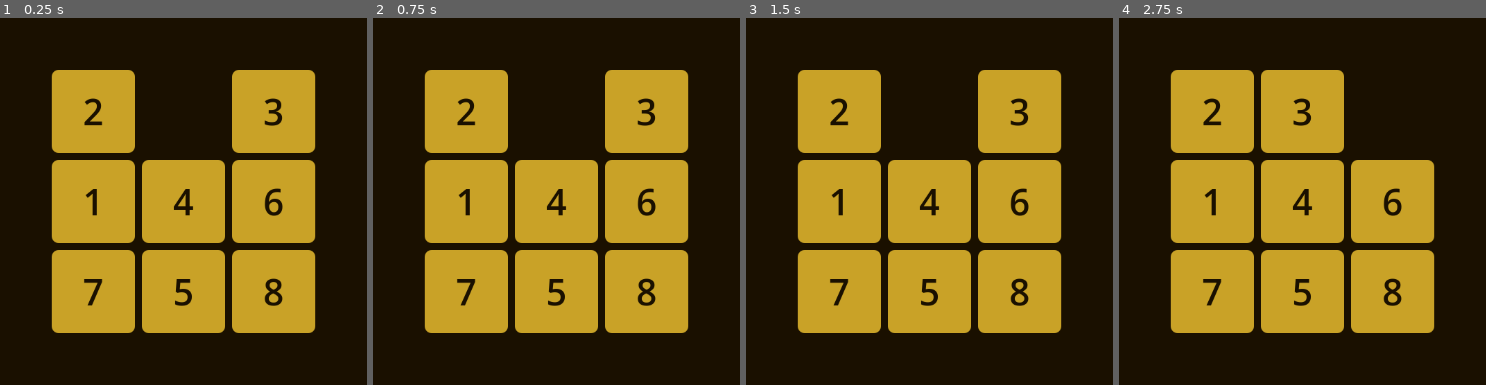
Above: before the commit, frames 1-4 (left to right).
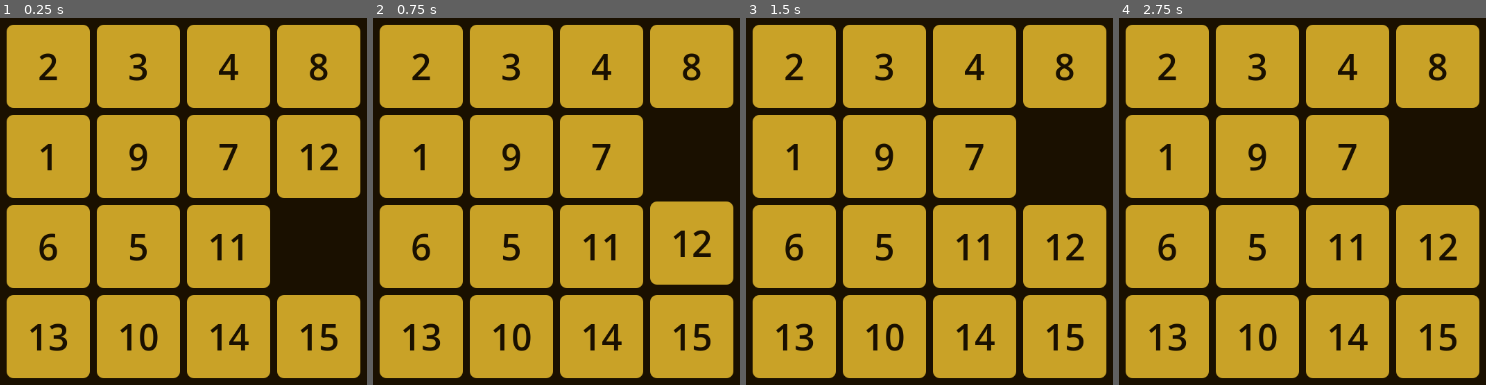
Above: after the commit, the same moments.

Repository: teologoeretico1975/LeTavoleDiAshan
Game: Godot game, scene res://scenes/game/GameBoard.tscn
Two runs of this game, one before a commit and one after it. Both use one fixed random seed, a clock stepped at 60 frames per second and the inputs below.
Inputs (mouse positions are in pixels of both pictures, inside the frame that each line leads up to):
- Up to frame 1 (0.25 s): no input
- Up to frame 2 (0.75 s): tap Enter at 0.5 s; move the mouse to (732, 179) at 0.52 s; click (732, 179) at 0.67 s
- Up to frame 3 (1.5 s): tap Space at 1.25 s; move the mouse to (768, 223) at 1.27 s; click (768, 223) at 1.42 s
- Up to frame 4 (2.75 s): tap Enter at 2 s; move the mouse to (1383, 102) at 2.02 s; click (1383, 102) at 2.17 s

The runs differ from the first frame. In frame 1, 53% of the frame differs, in the area x 1-99%, y 1-99%; in frame 2, 53%; in frame 3, 53%; in frame 4, 51%.

Commit message:
Add Chapter II: 20 levels 4x4, fix tile callback bug, make GameBoard parametric
- GenerateChapter02.gd: MD-increasing with retry, 20 levels optimal 15-28
- data/levels/chapter_02.json: generated output (seed 0x41534132)
- GameBoard: @export chapter/level_id, grid_size derived from JSON (supports 3x3 and 4x4)
- Fix tile click bug: bind panel reference instead of board_index so _tile_nodes.find()
  resolves current position after swaps — was silently broken on any grid after move 1
- CLAUDE.md: document MD-increasing ceiling (>34 on 4x4), callback-index lesson, updated status

Co-Authored-By: Claude Sonnet 4.6 <noreply@anthropic.com>

Diff:
--- /dev/null
+++ b/data/levels/chapter_02.json
@@ -0,0 +1,506 @@
+{
+	"chapter": 2,
+	"grid_size": 4,
+	"levels": [
+		{
+			"good_moves": 30,
+			"id": 1,
+			"initial_state": [
+				2,
+				3,
+				4,
+				8,
+				1,
+				9,
+				7,
+				12,
+				6,
+				5,
+				11,
+				0,
+				13,
+				10,
+				14,
+				15
+			],
+			"optimal_moves": 15,
+			"par_moves": 21,
+			"title": "Livello II-1"
+		},
+		{
+			"good_moves": 32,
+			"id": 2,
+			"initial_state": [
+				1,
+				7,
+				2,
+				4,
+				6,
+				0,
+				3,
+				11,
+				5,
+				9,
+				8,
+				15,
+				13,
+				10,
+				14,
+				12
+			],
+			"optimal_moves": 16,
+			"par_moves": 22,
+			"title": "Livello II-2"
+		},
+		{
+			"good_moves": 34,
+			"id": 3,
+			"initial_state": [
+				2,
+				6,
+				3,
+				4,
+				1,
+				13,
+				7,
+				8,
+				5,
+				0,
+				14,
+				12,
+				10,
+				11,
+				9,
+				15
+			],
+			"optimal_moves": 17,
+			"par_moves": 24,
+			"title": "Livello II-3"
+		},
+		{
+			"good_moves": 36,
+			"id": 4,
+			"initial_state": [
+				6,
+				1,
+				8,
+				3,
+				2,
+				7,
+				4,
+				0,
+				5,
+				9,
+				15,
+				11,
+				13,
+				10,
+				14,
+				12
+			],
+			"optimal_moves": 18,
+			"par_moves": 25,
+			"title": "Livello II-4"
+		},
+		{
+			"good_moves": 36,
+			"id": 5,
+			"initial_state": [
+				2,
+				3,
+				8,
+				7,
+				1,
+				5,
+				4,
+				12,
+				9,
+				6,
+				0,
+				15,
+				13,
+				10,
+				11,
+				14
+			],
+			"optimal_moves": 18,
+			"par_moves": 25,
+			"title": "Livello II-5"
+		},
+		{
+			"good_moves": 38,
+			"id": 6,
+			"initial_state": [
+				6,
+				5,
+				2,
+				3,
+				1,
+				7,
+				12,
+				4,
+				10,
+				11,
+				14,
+				8,
+				9,
+				13,
+				0,
+				15
+			],
+			"optimal_moves": 19,
+			"par_moves": 27,
+			"title": "Livello II-6"
+		},
+		{
+			"good_moves": 40,
+			"id": 7,
+			"initial_state": [
+				2,
+				6,
+				0,
+				4,
+				1,
+				7,
+				3,
+				12,
+				5,
+				13,
+				8,
+				15,
+				10,
+				9,
+				11,
+				14
+			],
+			"optimal_moves": 20,
+			"par_moves": 28,
+			"title": "Livello II-7"
+		},
+		{
+			"good_moves": 40,
+			"id": 8,
+			"initial_state": [
+				1,
+				2,
+				3,
+				4,
+				13,
+				0,
+				8,
+				11,
+				6,
+				5,
+				14,
+				7,
+				15,
+				9,
+				10,
+				12
+			],
+			"optimal_moves": 20,
+			"par_moves": 28,
+			"title": "Livello II-8"
+		},
+		{
+			"good_moves": 42,
+			"id": 9,
+			"initial_state": [
+				5,
+				1,
+				2,
+				3,
+				7,
+				15,
+				14,
+				4,
+				9,
+				6,
+				8,
+				0,
+				13,
+				10,
+				12,
+				11
+			],
+			"optimal_moves": 21,
+			"par_moves": 29,
+			"title": "Livello II-9"
+		},
+		{
+			"good_moves": 42,
+			"id": 10,
+			"initial_state": [
+				5,
+				0,
+				2,
+				8,
+				14,
+				1,
+				4,
+				3,
+				6,
+				7,
+				10,
+				12,
+				9,
+				13,
+				11,
+				15
+			],
+			"optimal_moves": 21,
+			"par_moves": 29,
+			"title": "Livello II-10"
+		},
+		{
+			"good_moves": 44,
+			"id": 11,
+			"initial_state": [
+				14,
+				1,
+				3,
+				4,
+				2,
+				0,
+				8,
+				12,
+				6,
+				13,
+				10,
+				7,
+				5,
+				9,
+				11,
+				15
+			],
+			"optimal_moves": 22,
+			"par_moves": 31,
+			"title": "Livello II-11"
+		},
+		{
+			"good_moves": 44,
+			"id": 12,
+			"initial_state": [
+				7,
+				1,
+				3,
+				4,
+				14,
+				0,
+				8,
+				12,
+				2,
+				5,
+				6,
+				10,
+				9,
+				13,
+				11,
+				15
+			],
+			"optimal_moves": 22,
+			"par_moves": 31,
+			"title": "Livello II-12"
+		},
+		{
+			"good_moves": 46,
+			"id": 13,
+			"initial_state": [
+				2,
+				3,
+				14,
+				0,
+				1,
+				5,
+				8,
+				4,
+				9,
+				7,
+				6,
+				15,
+				13,
+				12,
+				10,
+				11
+			],
+			"optimal_moves": 23,
+			"par_moves": 32,
+			"title": "Livello II-13"
+		},
+		{
+			"good_moves": 46,
+			"id": 14,
+			"initial_state": [
+				2,
+				3,
+				8,
+				12,
+				1,
+				7,
+				4,
+				10,
+				5,
+				6,
+				14,
+				0,
+				13,
+				11,
+				9,
+				15
+			],
+			"optimal_moves": 23,
+			"par_moves": 32,
+			"title": "Livello II-14"
+		},
+		{
+			"good_moves": 48,
+			"id": 15,
+			"initial_state": [
+				5,
+				7,
+				1,
+				2,
+				9,
+				0,
+				4,
+				3,
+				14,
+				6,
+				15,
+				8,
+				10,
+				11,
+				13,
+				12
+			],
+			"optimal_moves": 24,
+			"par_moves": 34,
+			"title": "Livello II-15"
+		},
+		{
+			"good_moves": 48,
+			"id": 16,
+			"initial_state": [
+				1,
+				4,
+				5,
+				7,
+				9,
+				10,
+				2,
+				6,
+				13,
+				8,
+				0,
+				3,
+				14,
+				15,
+				11,
+				12
+			],
+			"optimal_moves": 24,
+			"par_moves": 34,
+			"title": "Livello II-16"
+		},
+		{
+			"good_moves": 50,
+			"id": 17,
+			"initial_state": [
+				1,
+				7,
+				8,
+				11,
+				5,
+				4,
+				0,
+				15,
+				9,
+				6,
+				2,
+				3,
+				13,
+				14,
+				12,
+				10
+			],
+			"optimal_moves": 25,
+			"par_moves": 35,
+			"title": "Livello II-17"
+		},
+		{
+			"good_moves": 52,
+			"id": 18,
+			"initial_state": [
+				2,
+				4,
+				8,
+				7,
+				6,
+				3,
+				10,
+				12,
+				1,
+				14,
+				9,
+				15,
+				5,
+				0,
+				13,
+				11
+			],
+			"optimal_moves": 26,
+			"par_moves": 36,
+			"title": "Livello II-18"
+		},
+		{
+			"good_moves": 54,
+			"id": 19,
+			"initial_state": [
+				6,
+				9,
+				2,
+				4,
+				11,
+				3,
+				0,
+				8,
+				13,
+				1,
+				14,
+				12,
+				10,
+				7,
+				5,
+				15
+			],
+			"optimal_moves": 27,
+			"par_moves": 38,
+			"title": "Livello II-19"
+		},
+		{
+			"good_moves": 56,
+			"id": 20,
+			"initial_state": [
+				0,
+				3,
+				8,
+				7,
+				2,
+				11,
+				14,
+				4,
+				6,
+				1,
+				13,
+				12,
+				9,
+				5,
+				10,
+				15
+			],
+			"optimal_moves": 28,
+			"par_moves": 39,
+			"title": "Livello II-20"
+		}
+	]
+}
--- a/scenes/game/GameBoard.tscn
+++ b/scenes/game/GameBoard.tscn
@@ -1,8 +1,8 @@
 [gd_scene format=3 uid="uid://c7kn2p4qb8x3m"]
 
-[ext_resource type="Script" path="res://scripts/ui/GameBoard.gd" id="1_gameboard"]
+[ext_resource type="Script" uid="uid://dwymcb6ruvrn2" path="res://scripts/ui/GameBoard.gd" id="1_gameboard"]
 
-[node name="GameBoard" type="Control"]
+[node name="GameBoard" type="Control" unique_id=1394509845]
 layout_mode = 3
 anchors_preset = 15
 anchor_right = 1.0
@@ -10,3 +10,4 @@
 grow_horizontal = 2
 grow_vertical = 2
 script = ExtResource("1_gameboard")
+chapter = 2
--- /dev/null
+++ b/scripts/tools/GenerateChapter02.gd
@@ -0,0 +1,160 @@
+# scripts/tools/GenerateChapter02.gd
+#
+# EditorScript che genera data/levels/chapter_02.json.
+# Come eseguire: apri nell'editor Godot, premi Run (▶) o Ctrl+Shift+X.
+#
+# Strategia: MD-increasing garantita
+#   - Parte dallo stato risolto (MD=0).
+#   - Applica esattamente K passi, ognuno scelto tra le mosse che aumentano MD di 1.
+#   - Garantisce optimal_moves = K per la doppia disuguaglianza MD ≤ optimal ≤ path_length.
+#   - Nessuna chiamata A*: ogni livello viene generato in O(K) tempo, istantaneo.
+#
+# Verifica offline (BFS Python): MD-increasing su 4x4 raggiunge almeno MD=34,
+# quindi l'intero range 15-28 è coperto senza fallback.
+
+@tool
+extends EditorScript
+
+
+const GRID_SIZE    := 4
+const TOTAL_LEVELS := 20
+
+# 20 valori ordinati: ogni valore compare N volte = N livelli con quel valore.
+# Distribuzione: singolo agli estremi, doppio ai valori centrali.
+const TARGETS: Array[int] = [
+	15, 16, 17, 18, 18, 19, 20, 20, 21, 21,
+	22, 22, 23, 23, 24, 24, 25, 26, 27, 28,
+]
+
+const OUTPUT_PATH := "res://data/levels/chapter_02.json"
+
+
+func _run() -> void:
+	print("=".repeat(40))
+	print("Generazione Capitolo II — 20 livelli 4x4 (MD-increasing)")
+	print("=".repeat(40))
+
+	var rng := RandomNumberGenerator.new()
+	rng.seed = 0x41534132  # "ASA2" in ASCII — seed fisso per riproducibilità
+
+	# Precalcola le posizioni obiettivo di ogni tile per il calcolo MD.
+	var goal_pos: Array[Vector2i] = _compute_goal_positions()
+
+	var levels: Array = []
+	for i: int in TARGETS.size():
+		var target_md: int = TARGETS[i]
+		var state := _generate_md_increasing(target_md, goal_pos, rng)
+
+		var par_moves:  int = roundi(target_md * 1.4)
+		var good_moves: int = target_md * 2
+
+		levels.append({
+			"id":            i + 1,
+			"title":         "Livello II-%d" % (i + 1),
+			"initial_state": Array(state.tiles),
+			"optimal_moves": target_md,
+			"par_moves":     par_moves,
+			"good_moves":    good_moves,
+		})
+
+		print("  [%d/%d] optimal=%d  stato=%s" \
+			% [i + 1, TOTAL_LEVELS, target_md, _short_repr(state)])
+
+	var data := {
+		"chapter":   2,
+		"grid_size": GRID_SIZE,
+		"levels":    levels,
+	}
+
+	var json_text: String = JSON.stringify(data, "\t")
+	var file := FileAccess.open(OUTPUT_PATH, FileAccess.WRITE)
+	if file == null:
+		push_error("Impossibile aprire in scrittura: %s" % OUTPUT_PATH)
+		return
+
+	file.store_string(json_text)
+	file.close()
+
+	print("Scritto: %s  (%d livelli)" % [OUTPUT_PATH, levels.size()])
+	print("=".repeat(40))
+
+
+# ---------------------------------------------------------------------------
+# MD-increasing: genera uno stato con Manhattan Distance = target_md
+# partendo dallo stato risolto con passi che aumentano MD di 1 ad ogni mossa.
+# ---------------------------------------------------------------------------
+
+func _generate_md_increasing(target_md: int, goal_pos: Array[Vector2i], rng: RandomNumberGenerator) -> BoardState:
+	# Un percorso casuale può finire in un dead end (nessuna mossa aumenta MD).
+	# In quel caso si riparte da zero: ogni tentativo è O(K), quindi retry è istantaneo.
+	for _attempt: int in range(10_000):
+		var state := BoardState.solved(GRID_SIZE)
+		var stuck := false
+
+		for _step: int in range(target_md):
+			var moves := _moves_increasing_md(state, goal_pos)
+			if moves.is_empty():
+				stuck = true
+				break
+			state = state.apply_move(moves[rng.randi_range(0, moves.size() - 1)])
+
+		if not stuck:
+			return state
+
+	push_error("MD-increasing: impossibile raggiungere MD=%d in 10000 tentativi." % target_md)
+	return BoardState.solved(GRID_SIZE)
+
+
+# Ritorna gli indici di mossa (blank_index del tile da spostare) che aumentano MD di 1.
+func _moves_increasing_md(state: BoardState, goal_pos: Array[Vector2i]) -> Array[int]:
+	var result: Array[int] = []
+	var blank: int = state.blank_index
+	var br: int    = blank / GRID_SIZE
+	var bc: int    = blank % GRID_SIZE
+
+	for delta: Vector2i in [Vector2i(-1, 0), Vector2i(1, 0), Vector2i(0, -1), Vector2i(0, 1)]:
+		var tr: int = br + delta.x
+		var tc: int = bc + delta.y
+		if tr < 0 or tr >= GRID_SIZE or tc < 0 or tc >= GRID_SIZE:
+			continue
+
+		var tile_idx: int = tr * GRID_SIZE + tc
+		var tile_val: int = state.tiles[tile_idx]
+		if tile_val == 0:
+			continue  # non dovrebbe mai capitare, blank è già noto
+
+		# Distanza corrente del tile dalla sua posizione obiettivo.
+		var gp: Vector2i = goal_pos[tile_val - 1]
+		var dist_before: int = abs(tr - gp.x) + abs(tc - gp.y)
+		# Dopo lo scambio il tile si troverà in (br, bc).
+		var dist_after: int = abs(br - gp.x) + abs(bc - gp.y)
+
+		if dist_after == dist_before + 1:
+			# Questa mossa sposta il tile lontano dal goal: MD aumenta di 1.
+			result.append(tile_idx)
+
+	return result
+
+
+# ---------------------------------------------------------------------------
+# Helper: posizioni obiettivo per ogni tile (tile 1..N*N-1)
+# ---------------------------------------------------------------------------
+
+func _compute_goal_positions() -> Array[Vector2i]:
+	# goal_pos[i] = posizione (riga, col) che tile (i+1) deve occupare nello stato risolto.
+	# Tile 1 → indice 0 → (0,0), Tile 2 → indice 1 → (0,1), ecc.
+	var pos: Array[Vector2i] = []
+	for i: int in range(GRID_SIZE * GRID_SIZE - 1):
+		pos.append(Vector2i(i / GRID_SIZE, i % GRID_SIZE))
+	return pos
+
+
+# ---------------------------------------------------------------------------
+# Helper: rappresentazione breve per il log
+# ---------------------------------------------------------------------------
+
+func _short_repr(state: BoardState) -> String:
+	var parts: PackedStringArray = []
+	for v: int in state.tiles:
+		parts.append(str(v))
+	return "[" + ",".join(parts) + "]"
--- a/scripts/ui/GameBoard.gd
+++ b/scripts/ui/GameBoard.gd
@@ -16,12 +16,22 @@
 
 
 # ---------------------------------------------------------------------------
+# Parametri configurabili dall'editor
+# ---------------------------------------------------------------------------
+
+@export var chapter: int = 1
+@export var level_id: int = 1
+
+
+# ---------------------------------------------------------------------------
 # Costanti di layout e palette
 # ---------------------------------------------------------------------------
 
-const GRID_SIZE: int = 3
 const TILE_SIZE: float = 120.0
 const TILE_GAP: float = 10.0
+
+# Dimensione griglia: derivata dai dati del livello in _load_level().
+var _grid_size: int = 3
 
 # Palette Capitolo I — "La Soglia"
 # Color() accetta stringhe esadecimali "rrggbb" o "rrggbbaa" — come Color.FromArgb() in C#.
@@ -61,7 +71,7 @@
 
 	_setup_background()
 
-	_state = _load_level(1)
+	_state = _load_level(chapter, level_id)
 
 	_build_board()
 	_refresh_tiles()
@@ -71,7 +81,7 @@
 # Caricamento livello da JSON
 # ---------------------------------------------------------------------------
 
-# Legge data/levels/chapter_01.json e ritorna il BoardState del livello richiesto.
+# Legge data/levels/chapter_XX.json e ritorna il BoardState del livello richiesto.
 # In caso di errore (file mancante, JSON malformato, id non trovato) ritorna un
 # fallback hardcoded così il gioco non si blocca mai.
 #
@@ -82,8 +92,8 @@
 #     Devi verificare il tipo con "is" prima di usarlo.
 #   - I numeri in un JSON parsato diventano FLOAT in GDScript, non int.
 #     Occorre castare esplicitamente con int(v).
-func _load_level(level_id: int) -> BoardState:
-	var path := "res://data/levels/chapter_01.json"
+func _load_level(p_chapter: int, p_level_id: int) -> BoardState:
+	var path := "res://data/levels/chapter_%02d.json" % p_chapter
 
 	var file := FileAccess.open(path, FileAccess.READ)
 	if file == null:
@@ -101,33 +111,35 @@
 
 	# data["levels"] è un Array di Dictionary — equivale a List<Dictionary> in C#.
 	# .get(key, default) è il null-safe accessor: come dict.GetValueOrDefault() in C#.
+	# grid_size viene letto dai metadati del JSON, non hardcoded.
+	var json_grid_size: int = int(data.get("grid_size", 3))
+
 	var levels: Array = data.get("levels", [])
 	for level_data in levels:
-		if int(level_data.get("id", -1)) != level_id:
+		if int(level_data.get("id", -1)) != p_level_id:
 			continue
 
 		var raw: Array = level_data.get("initial_state", [])
-		if raw.size() != GRID_SIZE * GRID_SIZE:
+		if raw.size() != json_grid_size * json_grid_size:
 			push_warning("GameBoard: initial_state ha %d elementi (attesi %d)." \
-				% [raw.size(), GRID_SIZE * GRID_SIZE])
+				% [raw.size(), json_grid_size * json_grid_size])
 			return _fallback_state()
 
-		# I valori nel JSON parsato sono float: int(v) li converte in interi.
-		# Equivalente di (int)jsonElement.GetDouble() in C# System.Text.Json.
 		var tiles: Array[int] = []
 		for v in raw:
 			tiles.append(int(v))
 
-		return BoardState.new(tiles, GRID_SIZE)
-
-	push_warning("GameBoard: livello id=%d non trovato in %s." % [level_id, path])
+		_grid_size = json_grid_size
+		return BoardState.new(tiles, _grid_size)
+
+	push_warning("GameBoard: livello id=%d non trovato in %s." % [p_level_id, path])
 	return _fallback_state()
 
 
 # Stato di emergenza: [1,2,3,4,5,6,7,0,8] — 1 mossa dalla soluzione.
 # Usato solo se il JSON non è disponibile o è corrotto.
 func _fallback_state() -> BoardState:
-	return BoardState.solved(GRID_SIZE).apply_move(7)
+	return BoardState.solved(_grid_size).apply_move(7)
 
 
 func _setup_background() -> void:
@@ -143,7 +155,7 @@
 # ---------------------------------------------------------------------------
 
 func _build_board() -> void:
-	var board_px: float = GRID_SIZE * TILE_SIZE + (GRID_SIZE - 1) * TILE_GAP
+	var board_px: float = _grid_size * TILE_SIZE + (_grid_size - 1) * TILE_GAP
 
 	_board_container = Control.new()
 	_board_container.name = "BoardContainer"
@@ -164,9 +176,9 @@
 	add_child(_board_container)
 
 	_tile_nodes = []
-	for i: int in GRID_SIZE * GRID_SIZE:
-		var row: int = i / GRID_SIZE
-		var col: int = i % GRID_SIZE
+	for i: int in _grid_size * _grid_size:
+		var row: int = i / _grid_size
+		var col: int = i % _grid_size
 		var tile := _make_tile(i)
 		# position è relativa al genitore (BoardContainer), partendo da (0,0) in alto a sinistra.
 		tile.position = Vector2(col * (TILE_SIZE + TILE_GAP), row * (TILE_SIZE + TILE_GAP))
@@ -208,10 +220,10 @@
 	label.mouse_filter = Control.MOUSE_FILTER_IGNORE
 	panel.add_child(label)
 
-	# Collega il segnale gui_input del Panel alla callback del controller.
-	# .bind(board_index) "cattura" board_index come argomento aggiuntivo — come una
-	# lambda che cattura una variabile in C#: panel.GUIInput += (e) => OnTileInput(e, board_index)
-	panel.gui_input.connect(_on_tile_input.bind(board_index))
+	# Passa il panel stesso (non l'indice) così _on_tile_input può ricercarne la
+	# posizione corrente in _tile_nodes al momento del click — l'indice originale
+	# non è affidabile dopo gli swap che avvengono ad ogni mossa.
+	panel.gui_input.connect(_on_tile_input.bind(panel))
 
 	return panel
 
@@ -220,20 +232,21 @@
 # Input
 # ---------------------------------------------------------------------------
 
-func _on_tile_input(event: InputEvent, board_index: int) -> void:
+func _on_tile_input(event: InputEvent, panel: Panel) -> void:
 	if _is_animating:
 		return
 
-	# "is" in GDScript = operatore "is" in C# — controlla il tipo a runtime.
 	if not event is InputEventMouseButton:
 		return
 
-	# "as" in GDScript = cast esplicito, come "(InputEventMouseButton)event" in C#.
 	var mb := event as InputEventMouseButton
 	if not (mb.pressed and mb.button_index == MOUSE_BUTTON_LEFT):
 		return
 
-	_try_move(board_index)
+	# Ricerca la posizione corrente del panel in _tile_nodes — necessario perché
+	# i panel vengono scambiati nell'array dopo ogni mossa: l'indice originale
+	# catturato al momento della creazione non è più valido dopo il primo swap.
+	_try_move(_tile_nodes.find(panel))
 
 
 func _try_move(tile_index: int) -> void:
@@ -283,7 +296,7 @@
 # ---------------------------------------------------------------------------
 
 func _refresh_tiles() -> void:
-	for i: int in GRID_SIZE * GRID_SIZE:
+	for i: int in _grid_size * _grid_size:
 		var val: int = _state.tiles[i]
 		var panel: Panel = _tile_nodes[i]
 		var label: Label = panel.get_node("Label")
@@ -293,8 +306,8 @@
 		# (solo la tile cliccata si muove), quindi senza questa riga rimarrebbe
 		# fisicamente nella posizione di partenza e risulterebbe sovrapposto
 		# alla tile successiva che lo rimpiazza.
-		var row: int = i / GRID_SIZE
-		var col: int = i % GRID_SIZE
+		var row: int = i / _grid_size
+		var col: int = i % _grid_size
 		panel.position = Vector2(col * (TILE_SIZE + TILE_GAP), row * (TILE_SIZE + TILE_GAP))
 
 		if val == 0:
Not shown, added: scripts/tools/GenerateChapter02.gd.uid
Not shown, changed: CLAUDE.md
